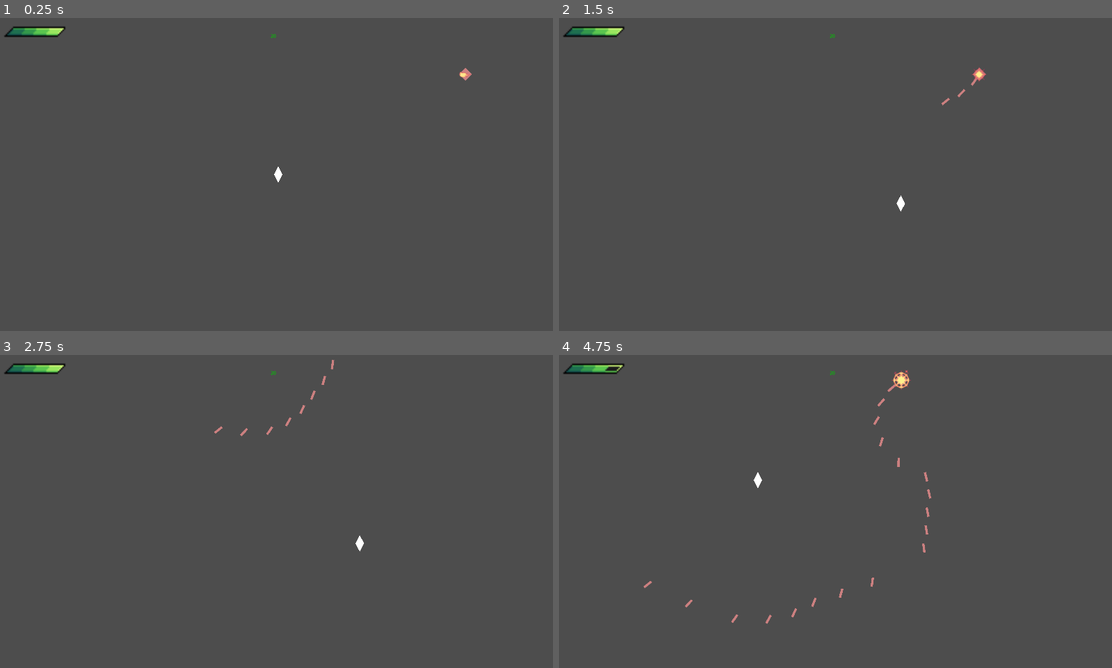
Above: before the commit, frames 1-4 (two rows, left to right).
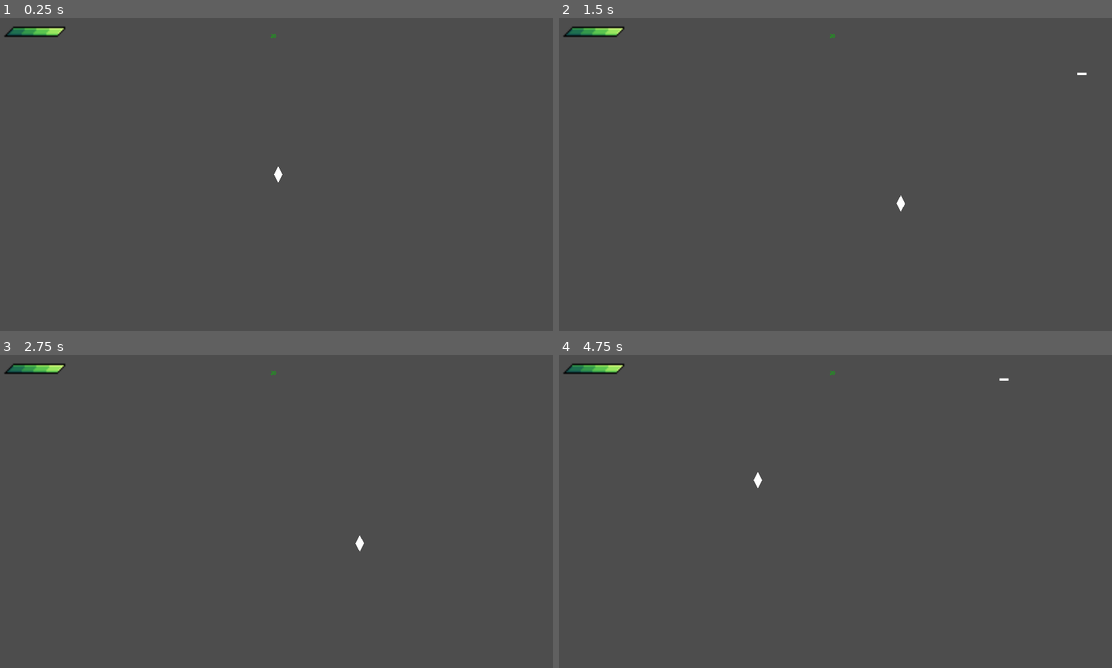
Above: after the commit, the same moments.

Repository: SytonK/DodgeMaster
Game: Godot game, scene res://src/levels/sandbox/sandbox.tscn
The game is run twice, just before and just after one commit, with the same random seed, the same clock (stepped at 60 frames per second) and the same inputs. This scene is started directly instead of the project's main scene.
Inputs:
- Up to frame 1 (0.25 s): no input
- Up to frame 2 (1.5 s): tap Enter at 0.5 s; hold Right (move_right) 0.53-1.28 s; hold Down (move_down) from 1.28 s (still down)
- Up to frame 3 (2.75 s): release Down (move_down) at 2.03 s; hold Right (move_right) from 2.03 s (still down)
- Up to frame 4 (4.75 s): release Right (move_right) at 2.78 s; hold Up (move_up) 2.78-3.53 s; hold Left (move_left) from 3.53 s (still down)

The runs differ from the first frame. In frame 1, less than 0.1% of the frame differs, in the area x 83-86%, y 16-20%; in frame 2, 0.1%; in frame 3, 0.1%; in frame 4, 0.4%, in the area x 8-82%, y 3-86%.

Commit message:
radius invisible tower / create

Diff:
--- /dev/null
+++ b/src/enemies/invisible spawner/radius_invisible_spawner.gd
@@ -0,0 +1,38 @@
+class_name RadiusInvisibleSpawner
+extends Node2D
+
+
+enum SIDE { left, right, top, bottom }
+
+
+@onready var spawner: Spawner = $Spawner
+
+@export var frequency: float
+@export var radius: float
+
+
+func _ready() -> void:
+	spawner.frequency = frequency
+	spawner.scene_spawned.connect(_on_spawner_scene_spawned)
+
+
+func _on_spawner_scene_spawned(scene) -> void:
+	scene.position = _get_random_position()
+
+
+func _get_random_position() -> Vector2:
+	var spawn_point: Vector2
+	var side_index: SIDE = randi_range(0, 3) as SIDE
+
+	match side_index:
+		SIDE.left:
+			spawn_point = Vector2(-1, randf_range(-1, 1))
+		SIDE.right:
+			spawn_point = Vector2(1, randf_range(-1, 1))
+		SIDE.top:
+			spawn_point = Vector2(randf_range(-1, 1), -1)
+		SIDE.bottom:
+			spawn_point = Vector2(randf_range(-1, 1), 1)
+	spawn_point *= radius
+
+	return spawn_point
--- a/src/enemies/invisible spawner/target player invisible spawner/target_player_invisible_spawner.gd
+++ b/src/enemies/invisible spawner/target player invisible spawner/target_player_invisible_spawner.gd
@@ -1,24 +1,14 @@
 class_name TargerPlayerInvisibleSpawner
-extends Node2D
+extends RadiusInvisibleSpawner
 
 
-enum SIDE { left, right, top, bottom }
 const COLOR_MODDLATE_FACTOR: float = 0.001
 
-
-@onready var spawner: Spawner = $Spawner
-
-@export var frequency: float
 @export var projectile_speed: float = 300
-@export var radius: float
 
 
-func _ready() -> void:
-	spawner.frequency = frequency
-
-
-func _on_spawner_scene_spawned(projectile: Projectile) -> void:
-	projectile.position = _get_random_position()
+func _on_spawner_scene_spawned(projectile) -> void:
+	super._on_spawner_scene_spawned(projectile)
 	projectile.direction = Globals.player_ref.position - projectile.global_position
 	projectile.rotation = projectile.direction.angle()
 	projectile.speed = projectile_speed
@@ -26,20 +16,3 @@
 		0.8 - projectile.speed * COLOR_MODDLATE_FACTOR,
 		0.8 - projectile.speed * COLOR_MODDLATE_FACTOR)
 	projectile.max_distance_from_axis = radius
-
-func _get_random_position() -> Vector2:
-	var spawn_point: Vector2
-	var side_index: SIDE = randi_range(0, 3) as SIDE
-
-	match side_index:
-		SIDE.left:
-			spawn_point = Vector2(-1, randf_range(-1, 1))
-		SIDE.right:
-			spawn_point = Vector2(1, randf_range(-1, 1))
-		SIDE.top:
-			spawn_point = Vector2(randf_range(-1, 1), -1)
-		SIDE.bottom:
-			spawn_point = Vector2(randf_range(-1, 1), 1)
-	spawn_point *= radius
-
-	return spawn_point
--- a/src/enemies/invisible spawner/target player invisible spawner/target_player_invisible_spawner.tscn
+++ b/src/enemies/invisible spawner/target player invisible spawner/target_player_invisible_spawner.tscn
@@ -10,5 +10,3 @@
 [node name="Spawner" type="Node2D" parent="."]
 script = ExtResource("2_ds3wv")
 scene_to_spawn = ExtResource("3_m87gk")
-
-[connection signal="scene_spawned" from="Spawner" to="." method="_on_spawner_scene_spawned"]
--- a/src/levels/sandbox/sandbox.tscn
+++ b/src/levels/sandbox/sandbox.tscn
@@ -1,9 +1,10 @@
-[gd_scene load_steps=5 format=3 uid="uid://ts75na1sexux"]
+[gd_scene load_steps=6 format=3 uid="uid://ts75na1sexux"]
 
 [ext_resource type="Script" path="res://src/levels/level.gd" id="1_epejh"]
 [ext_resource type="TileSet" uid="uid://c21s16q86co5l" path="res://src/levels/envierment/tilemap.tres" id="2_5pxlw"]
-[ext_resource type="PackedScene" uid="uid://544n3vs8058" path="res://src/enemies/towers/target player tower/target_player_tower.tscn" id="7_4gpvv"]
-[ext_resource type="PackedScene" uid="uid://dbi27qlcdmvi4" path="res://src/enemies/invisible spawner/target player invisible spawner/target_player_invisible_spawner.tscn" id="7_2118m"]
+[ext_resource type="Script" path="res://src/components/spawner/spawner.gd" id="3_4nl07"]
+[ext_resource type="Script" path="res://src/enemies/invisible spawner/radius_invisible_spawner.gd" id="3_cdr02"]
+[ext_resource type="PackedScene" uid="uid://4nwv51twnheo" path="res://src/enemies attacks/projectiels/projectile.tscn" id="4_jtmyn"]
 
 [node name="Sandbox" type="Node2D"]
 script = ExtResource("1_epejh")
@@ -13,11 +14,11 @@
 format = 2
 layer_0/tile_data = PackedInt32Array(2293760, 1, 0, 2293761, 1, 0, 2293762, 1, 0, 2293763, 1, 0, 2293764, 1, 0, 2293765 …(5857 unchanged characters)…
 
-[node name="TargerPlayerInvisibleSpawner" parent="." instance=ExtResource("7_2118m")]
-frequency = 4.0
-radius = 200
+[node name="RadiusInvisibleSpawner" type="Node2D" parent="."]
+script = ExtResource("3_cdr02")
+frequency = 1.0
+radius = 1000.0
 
-[node name="TargetPlayerTower" parent="." instance=ExtResource("7_4gpvv")]
-position = Vector2(646, -346)
-frequency = 0.2
-max_distance_from_axis = 2000
+[node name="Spawner" type="Node2D" parent="RadiusInvisibleSpawner"]
+script = ExtResource("3_4nl07")
+scene_to_spawn = ExtResource("4_jtmyn")
